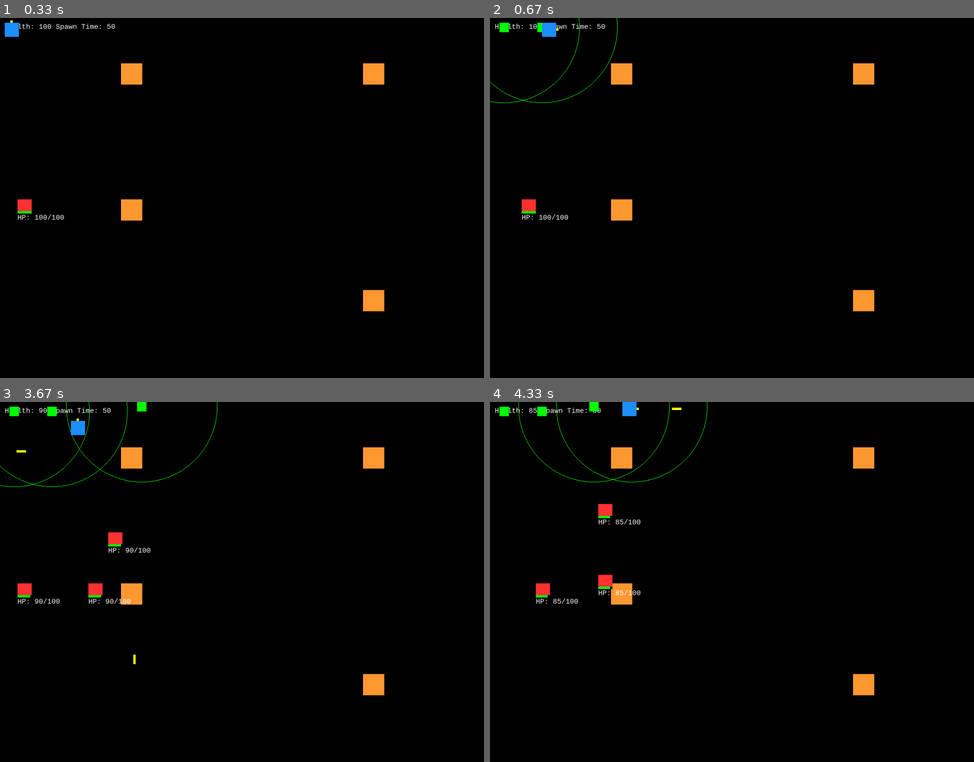
Above: before the commit, frames 1-4 (two rows, left to right).
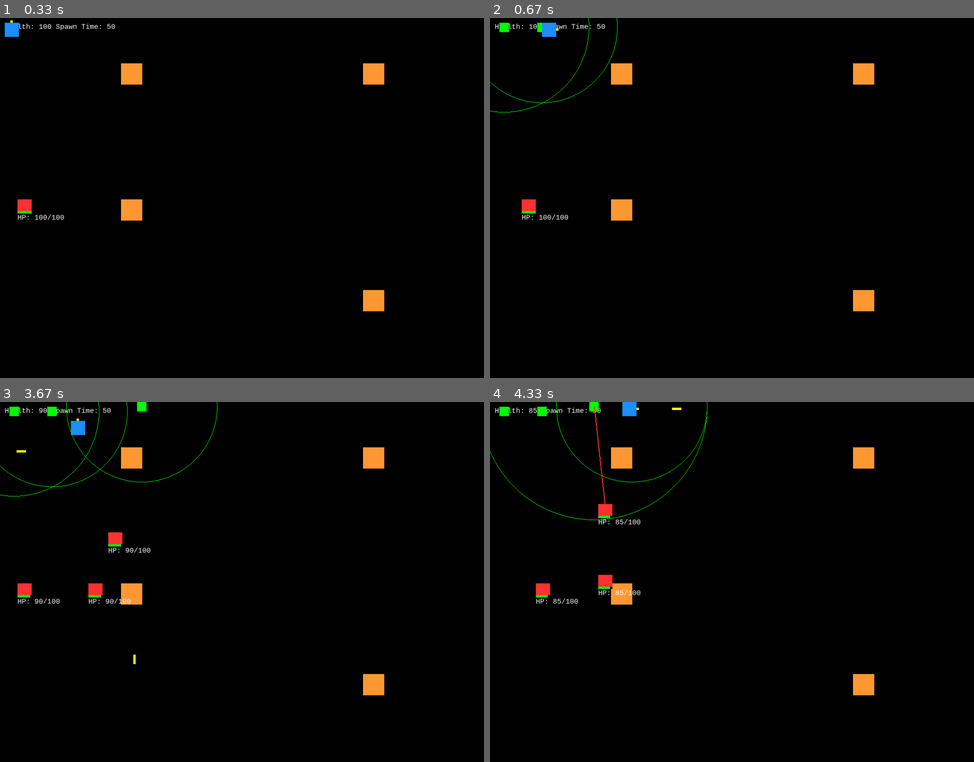
Above: after the commit, the same moments.

Repository: JasZhe/Tower-Defense
Game: pygame game, started from game.py
The game is run twice, just before and just after one commit, with the same random seed, the same clock (stepped at 60 frames per second) and the same inputs.
Inputs:
- Up to frame 1 (0.33 s): no input
- Up to frame 2 (0.67 s): hold T from 0.33 s (still down); hold Right from 0.33 s (still down)
- Up to frame 3 (3.67 s): release T at 0.8 s; release Right at 0.8 s; hold Right 0.83-1.3 s; tap Space at 0.9, 1.2, 1.4, 1.73, 2.03, 2.23, 2.53, 2.8, 3.13, 3.43, 3.57 s; tap J at 0.98, 2.32, 3.65 s; hold Up 1.33-1.63 s; tap T at 1.48, 2.88 s; hold Right 1.67-2.13 s; hold Left 2.17-2.7 s; hold Down 2.73-3.03 s; hold Left 3.07-3.47 s; hold Up from 3.5 s (still down)
- Up to frame 4 (4.33 s): release Up at 3.87 s; hold Right from 3.9 s (still down); tap Space at 3.97, 4.27 s; tap T at 4.05 s

Frame 1 is identical in both runs. In frame 2, 0.2% of the frame differs, in the area x 0-21%, y 0-27%; in frame 3, 0.2%; in frame 4, 0.4%, in the area x 0-45%, y 0-33%.

Commit message:
Added 3 different tower classes: - rifle - sniper - machine gun
Added some shooting sounds
Changed tower data structure slightly to make changes more dynamic

Diff:
--- a/classes.py
+++ b/classes.py
@@ -80,12 +80,13 @@
 
 class Bullet(object):
 
-    def __init__(self, speed, pos, colour, screen_height, width = 5, height = 20):
+    def __init__(self, speed, pos, colour, screen_height, width = 5, height = 20, damage = 10):
         self.speed = speed
         # Inital position of the bullet ie. where the player made the shot
         self.body = pygame.Rect(pos, (width, height))
         self.colour = colour
         self.screen_height = screen_height
+        self.damage = damage
 
     def update(self):
         self.body.move_ip(self.speed)
@@ -100,28 +101,29 @@
 class Tower(object):
 
 
-    def __init__(self, pos, shellSpeed = 20, reload = 30):
+    def __init__(self, pos, tower_class = "rifle"):
         # moved space_between to properties
         # shellSpeed should be >= 10, anything smaller will create rounding inaccuracies
         self.pos = pos
         self.level = 0
+        self.tower_class = tower_class
         self.type =  upgrade_list[self.level] # Each tower type will have a different colour
-        self.max_range = tower_range[self.type]  # Range is the radius
-        self.damage = tower_damage[self.type]
-        self.shellSpeed = shellSpeed
-        self.cost = tower_cost[self.type]
+        self.max_range = tower_classes[self.tower_class]["range"][self.type]  # Range is the radius
+        self.damage = tower_classes[self.tower_class]["damage"][self.type]
+        self.cost = tower_classes[self.tower_class]["damage"][self.type]
         self.body = pygame.Rect(self.pos, INITIAL_SIZE)
-        self.reload = reload
+        self.reload = tower_classes[self.tower_class]["reload"]
+        self.shell_speed = tower_classes[self.tower_class]["shell_speed"]
         self.time = 0
 
 
     def upgrade(self):
         self.level = self.level + 1
         self.type =  upgrade_list[self.level] # Each tower type will have a different colour
-        self.max_range = tower_range[self.type]  # Range is the returnadius
-        self.damage = tower_damage[self.type]
-        self.cost = tower_cost[self.type]
-        self.body.inflate_ip(tower_inflation[self.type])
+        self.max_range = tower_classes[self.tower_class]["range"][self.type]  # Range is the radius
+        self.damage = tower_classes[self.tower_class]["damage"][self.type]
+        self.cost = tower_classes[self.tower_class]["damage"][self.type]
+        self.body.inflate_ip(tower_classes[self.tower_class]["inflation"][self.type])
 
     # shoots at enemy when time is right
     def canShoot(self):
@@ -130,3 +132,7 @@
             return True
         else:
             return False
+
+    # Calculates damage rate (Damage Per Frame)
+    def dpm (self):
+        return self.damage / self.reload
--- a/functions.py
+++ b/functions.py
@@ -28,6 +28,7 @@
 			return 2
 		else:
 			return 3
+
 # Quadratic formula
 # 1st element for + root
 # 2nd element for - root
--- a/game.py
+++ b/game.py
@@ -57,6 +57,11 @@
 
 
 pygame.init()
+
+# Mixer is for sounds
+pygame.mixer.pre_init(44100, -16, 2, 2048)
+pygame.mixer.init()
+
 screen = pygame.display.set_mode(SIZE)
 clock = pygame.time.Clock()
 
@@ -94,6 +99,18 @@
 label = myfont.render("Health: %d SpawnRate: %d" % (enemy_initial_hp, spawn_time),
     1, (255, 255, 255))
 screen.blit(label, (100, 100))
+
+# Sounds
+rifle_gun = pygame.mixer.Sound(file="sounds/rifle_gun.wav")
+sniper_gun = pygame.mixer.Sound(file="sounds/sniper_gun.wav")
+machine_gun = pygame.mixer.Sound(file="sounds/machine_gun.wav")
+player_gun = pygame.mixer.Sound(file="sounds/player_gun.wav")
+
+tower_sounds = {
+    "rifle" : rifle_gun,
+    "sniper" : sniper_gun,
+    "machine_gun" : machine_gun
+}
 
 # Main Gameloop
 while True:
@@ -134,6 +151,7 @@
     if pressed[pygame.K_SPACE]:
         now = pygame.time.get_ticks()
         if now - last_shot >= SHOT_DELAY:
+            pygame.mixer.Sound.play(player_gun)
             if player.direction == "U" or player.direction == "D":
                 w = SHOT_WIDTH
                 h = SHOT_HEIGHT
@@ -148,7 +166,15 @@
            # print(bullet_speed)
 
     if pressed[pygame.K_t]:
-        temp = Tower((player.body.x, player.body.y))
+        rand = random.randint(0,2)
+        if rand == 0:
+            tower_class = "rifle"
+        elif rand == 1:
+            tower_class = "sniper"
+        elif rand == 2:
+            tower_class = "machine_gun"
+
+        temp = Tower((player.body.x, player.body.y),tower_class)
         placeable = 1
         for tower in tower_list:
             if distance(temp.body.center, tower.body.center) <= space_between:
@@ -236,6 +262,7 @@
                 pygame.draw.lines(screen, RED, False, [tower.body.center, enemy.body.center], 2)
 
                 if tower.canShoot():
+                    pygame.mixer.Sound.play(tower_sounds[tower.tower_class])
                     dx = enemy.body.center[0] - tower.body.center[0]
                     dy = enemy.body.center[1] - tower.body.center[1]
                     quad = quadrant(tower.body, enemy.body)
@@ -243,12 +270,12 @@
                     # Vertical Case
                     if enemy.speed[0] == 0:
                         # Quadratic formula to calculate impact time
-                        time = quadratic_formula((enemy.speed[1]**2 - tower.shellSpeed**2), 2.0*enemy.speed[1]*dy, dx**2 + dy**2)[1]
-                        beta = math.acos(abs(dx / (tower.shellSpeed * time)))
+                        time = quadratic_formula((enemy.speed[1]**2 - tower.shell_speed**2), 2.0*enemy.speed[1]*dy, dx**2 + dy**2)[1]
+                        beta = math.acos(abs(dx / (tower.shell_speed * time)))
                     # Horizontal Case
                     else:
-                        time = quadratic_formula((enemy.speed[0]**2 - tower.shellSpeed**2), 2.0*enemy.speed[0]*dx, dx**2 + dy**2)[1]
-                        beta = math.asin(abs(dy / (tower.shellSpeed * time)))
+                        time = quadratic_formula((enemy.speed[0]**2 - tower.shell_speed**2), 2.0*enemy.speed[0]*dx, dx**2 + dy**2)[1]
+                        beta = math.asin(abs(dy / (tower.shell_speed * time)))
 
                     # CAST rule accomodations
                     if quad == 1:
@@ -260,16 +287,16 @@
                     else:
                         angle = 2.0 * math.pi - beta
 
-                    # If you want some inaccuracy to some towers (eg. machine guns, uncomment the next two lines)
-                    # dispersion = random.randint(-10, 10) / 100.0
-                    # angle += dispersion
+                    if tower.tower_class == "machine_gun":
+                        dispersion = random.randint(-12, 12) / 100.0
+                        angle += dispersion
 
 
 
 
                     tower_bullets.append(
-                        Bullet((tower.shellSpeed * math.cos(angle), tower.shellSpeed * math.sin(angle)),
-                         tower.body.center, YELLOW, HEIGHT, width = 5, height = 5))
+                        Bullet((tower.shell_speed * math.cos(angle), tower.shell_speed * math.sin(angle)),
+                         tower.body.center, YELLOW, HEIGHT, width = 5, height = 5, damage = tower.damage))
 
                 # now based on the tower damage specified in the properties file
                 #enemy.hp = enemy.hp - tower.damage
@@ -306,7 +333,7 @@
                 bullet_list.remove(bullet)
         for bullet in tower_bullets:
             if bullet.body.colliderect(enemy.body):
-                enemy.hp = enemy.hp - tower.damage
+                enemy.hp = enemy.hp - bullet.damage
                 tower_bullets.remove(bullet)
 
         if enemy.check_destroy():
--- a/properties.py
+++ b/properties.py
@@ -43,6 +43,69 @@
 INITIAL_SIZE = (20, 20)
 upgrade_list = [GREEN, CYAN, BLUE, DARK_BLUE, YELLOW, ORANGE, MAGENTA, WHITE]
 
+
+rifle_stats = {
+	"damage" : {GREEN : 25, CYAN : 30, BLUE : 35, DARK_BLUE : 40, YELLOW : 45, ORANGE : 50,
+					MAGENTA : 55, WHITE : 60},
+
+	"cost" : {GREEN : 5, CYAN : 10, BLUE : 15, DARK_BLUE : 20, YELLOW : 30, ORANGE : 40,
+					MAGENTA : 60, WHITE : 80},
+
+	"inflation" : {GREEN : (0, 0), CYAN : (0, 0), BLUE : (10, 10), DARK_BLUE : (0, 0),
+				  YELLOW : (5, 5), ORANGE : (0, 0), MAGENTA : (5, 5), WHITE : (5, 5)},
+
+	"range" : {GREEN : 180, CYAN : 190, BLUE : 200, DARK_BLUE : 210, YELLOW : 220, ORANGE : 230,
+					MAGENTA : 240, WHITE : 250},
+
+	"reload": 30,
+
+
+	"shell_speed": 20
+}
+
+sniper_stats = {
+	"damage" : {GREEN : 80, CYAN : 90, BLUE : 100, DARK_BLUE : 120, YELLOW : 140, ORANGE : 160,
+					MAGENTA : 180, WHITE : 200},
+
+	"cost" : {GREEN : 50, CYAN : 100, BLUE : 150, DARK_BLUE : 200, YELLOW : 300, ORANGE : 400,
+					MAGENTA : 600, WHITE : 800},
+
+	"inflation" : {GREEN : (0, 0), CYAN : (0, 0), BLUE : (10, 10), DARK_BLUE : (0, 0),
+				  YELLOW : (5, 5), ORANGE : (0, 0), MAGENTA : (5, 5), WHITE : (5, 5)},
+
+	"range" : {GREEN : 240, CYAN : 260, BLUE : 280, DARK_BLUE : 300, YELLOW : 310, ORANGE : 320,
+					MAGENTA : 330, WHITE : 340},
+
+	"reload": 90,
+
+
+	"shell_speed": 30
+
+}
+
+machine_gun_stats = {
+	"damage" : {GREEN : 5, CYAN : 10, BLUE : 15, DARK_BLUE : 20, YELLOW : 25, ORANGE : 30,
+					MAGENTA : 35, WHITE : 40},
+
+	"cost" : {GREEN : 50, CYAN : 100, BLUE : 150, DARK_BLUE : 200, YELLOW : 300, ORANGE : 400,
+					MAGENTA : 600, WHITE : 800},
+
+	"inflation" : {GREEN : (0, 0), CYAN : (0, 0), BLUE : (10, 10), DARK_BLUE : (0, 0),
+				  YELLOW : (5, 5), ORANGE : (0, 0), MAGENTA : (5, 5), WHITE : (5, 5)},
+
+	"range" : {GREEN : 160, CYAN : 170, BLUE : 180, DARK_BLUE : 190, YELLOW : 200, ORANGE : 210,
+					MAGENTA : 220, WHITE : 230},
+
+	"reload": 4,
+
+
+	"shell_speed": 15
+
+}
+
+
+tower_classes = {"rifle": rifle_stats, "sniper": sniper_stats, "machine_gun": machine_gun_stats, "heavy": 4}
+
 tower_damage = {GREEN : 25, CYAN : 30, BLUE : 35, DARK_BLUE : 40, YELLOW : 45, ORANGE : 50,
 				MAGENTA : 55, WHITE : 60}
 
@@ -52,8 +115,8 @@
 tower_inflation = {GREEN : (0, 0), CYAN : (0, 0), BLUE : (10, 10), DARK_BLUE : (0, 0),
 			  YELLOW : (5, 5), ORANGE : (0, 0), MAGENTA : (5, 5), WHITE : (5, 5)}
 
-tower_range = {GREEN : 160, CYAN : 170, BLUE : 180, DARK_BLUE : 185, YELLOW : 190, ORANGE : 195,
-				MAGENTA : 200, WHITE : 210}
+tower_range = {GREEN : 180, CYAN : 190, BLUE : 200, DARK_BLUE : 210, YELLOW : 220, ORANGE : 230,
+				MAGENTA : 240, WHITE : 250}
 
 # enemy stuff
 counter = 0
Not shown, changed: classes.pyc
Not shown, changed: functions.pyc
Not shown, added: game.sublime-workspace
Not shown, changed: properties.pyc
Not shown, added: sounds/machine_gun.wav
Not shown, added: sounds/player_gun.wav
Not shown, added: sounds/rifle_gun.wav
Not shown, added: sounds/sniper_gun.wav
